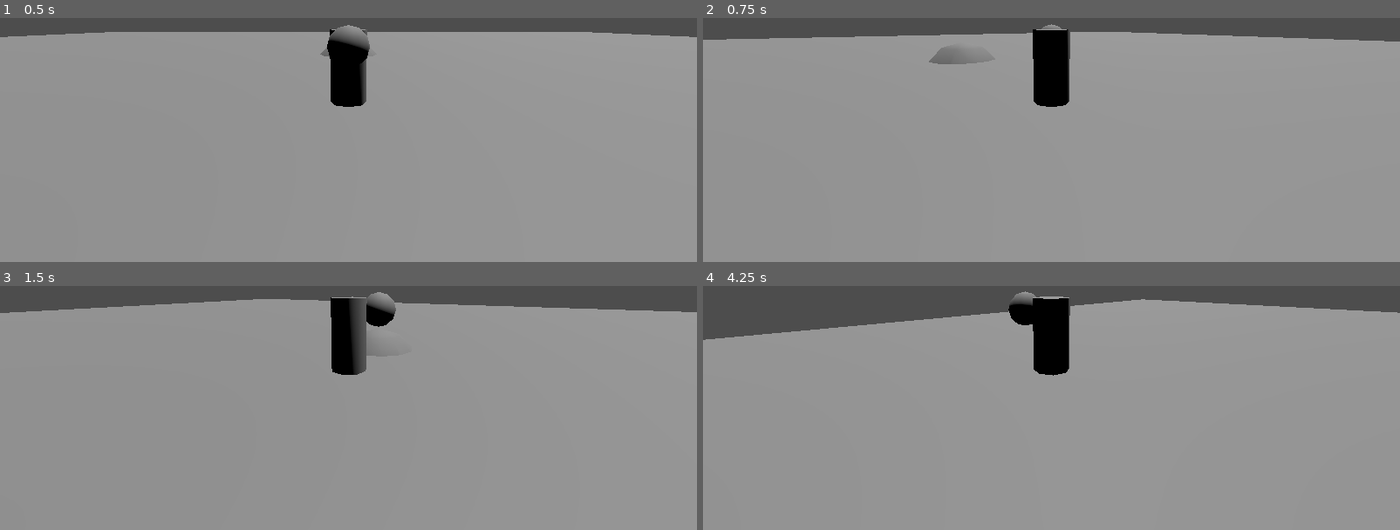
Above: before the commit, frames 1-4 (two rows, left to right).
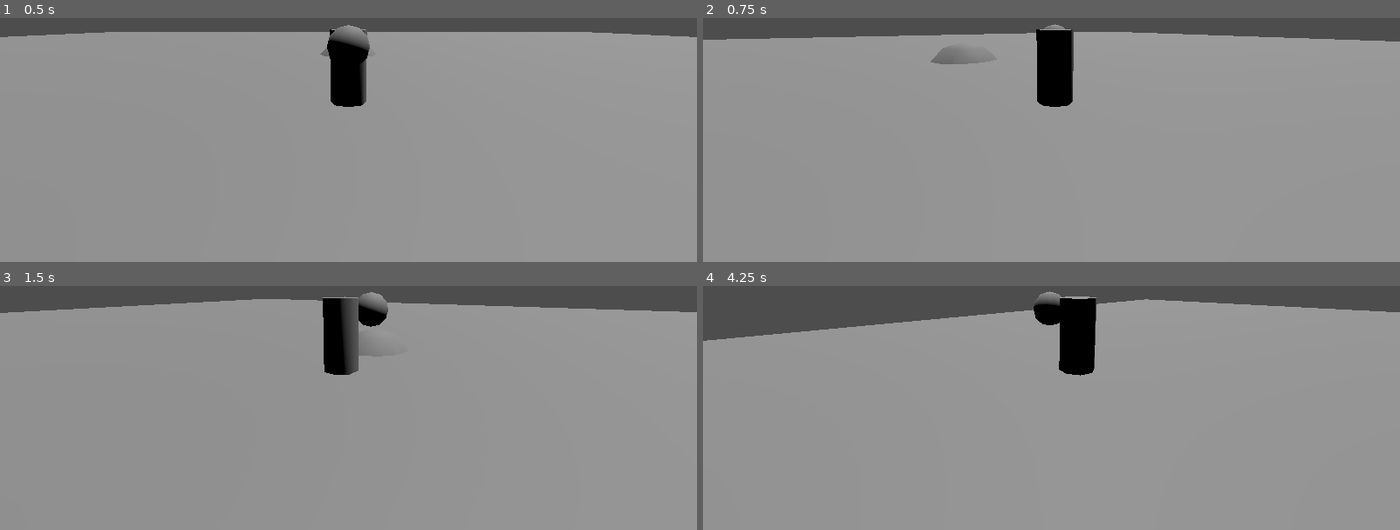
Above: after the commit, the same moments.

Repository: stron1le/MVM28
Game: Godot game, scene res://test_room.tscn
Same seed, same stepped clock (60 frames per second), same inputs: the game is played once before the commit and once after it.
Inputs (mouse positions are in pixels of both pictures, inside the frame that each line leads up to):
- Up to frame 1 (0.5 s): no input
- Up to frame 2 (0.75 s): tap Enter at 0.5 s; move the mouse to (1086, 64) at 0.52 s; hold W (ForwardAxisNegative) from 0.53 s (still down); tap Left (HorizontalAxisNegative) at 0.6 s
- Up to frame 3 (1.5 s): keep holding W (ForwardAxisNegative); tap Space (Jump) at 0.77 s; tap Right (HorizontalAxisPositive) at 0.8, 1.35 s; move the mouse to (313, 334) at 1.27 s
- Up to frame 4 (4.25 s): keep holding W (ForwardAxisNegative); tap Space (Jump) at 1.52, 3.02, 3.77 s; tap Left (HorizontalAxisNegative) at 1.55, 2.1, 3.05, 3.6 s; move the mouse to (1065, 327) at 2.02 s; tap Right (HorizontalAxisPositive) at 2.3, 2.85, 3.8 s; move the mouse to (1044, 339) at 2.77 s; move the mouse to (1100, 339) at 3.52 s

Frame 1 is identical in both runs. In frame 2, 0.5% of the frame differs, in the area x 9-98%, y 2-37%; in frame 3, 1.6%; in frame 4, 2.7%, in the area x 0-100%, y 2-37%.

Commit message:
Added Horizontal Camera 'Prediction'
Added ability for camera to move horizontally, based on the relative horizontal movement of the players. Looking into Pseudoregalia's gameplay some more, it appears that sometimes this functionality turns off. It may be due to the effect only activating in trigger areas, or the effect being toggled based on properties of the surface last stepped on. Either way, I may need to make adjustments to my design to enable changing the active camera, so maybe I can also change the state of the camera follow functionality.

Diff:
--- a/mvm28/PlayerCamera.tscn
+++ b/mvm28/PlayerCamera.tscn
@@ -3,11 +3,15 @@
 [ext_resource type="Script" uid="uid://mc10bkyv5db2" path="res://TwistPivot.gd" id="1_88orb"]
 [ext_resource type="Script" uid="uid://dldmvwv2g5uhd" path="res://TestCamera.gd" id="1_ckl5i"]
 
-[node name="TwistPivot" type="Node3D"]
+[node name="TwistPivot" type="Node3D" node_paths=PackedStringArray("displacer")]
 script = ExtResource("1_88orb")
+displacer = NodePath("PitchPivot/Displacer")
 
 [node name="PitchPivot" type="Node3D" parent="."]
 transform = Transform3D(1, 0, 0, 0, 0.984808, 0.173648, 0, -0.173648, 0.984808, 0, 0, 0)
+
+[node name="Displacer" type="Node3D" parent="PitchPivot"]
+transform = Transform3D(1, 0, 0, 0, 0.984808, -0.173648, 0, 0.173648, 0.984808, 0, 0, 0)
 
 [node name="SpringArm3D" type="SpringArm3D" parent="PitchPivot"]
 collision_mask = 258
--- a/mvm28/TwistPivot.gd
+++ b/mvm28/TwistPivot.gd
@@ -1,5 +1,7 @@
 extends Node3D
-@export var target:Node;
+@export var target:Node3D;
+@export var displacer:Node3D;
+@export var maxDisplacement=2;
 const CAMERA_TURN_SPEED=deg_to_rad(180);
 var mouseHidden:bool=true;
 func _ready():
@@ -14,6 +16,7 @@
 		cam_target_angle=CAMERA_TURN_SPEED*cam_input.y*delta;
 		$PitchPivot.transform.basis=$PitchPivot.transform.basis.rotated($PitchPivot.transform.basis.x,cam_target_angle)
 		$PitchPivot.rotation_degrees.x=clamp($PitchPivot.rotation_degrees.x,-60,60);
+	moveCameraRelative(delta);
 func _unhandled_input(event):
 	if ((event is InputEventMouseMotion) and mouseHidden):
 		rotation_degrees.y-=event.relative.x*0.5;
@@ -22,3 +25,13 @@
 	elif (Input.is_action_just_pressed("ui_cancel")):
 		Input.set_mouse_mode(Input.MOUSE_MODE_VISIBLE if mouseHidden else Input.MOUSE_MODE_CAPTURED);
 		mouseHidden=!mouseHidden;
+func moveCameraRelative(delta):
+	if ("velocity" in target):
+		displacer.global_position=$PitchPivot.global_position+target.velocity.normalized()*maxDisplacement;
+		var movementVector = Input.get_vector("HorizontalAxisNegative","HorizontalAxisPositive","ForwardAxisNegative","ForwardAxisPositive");
+		if (movementVector==Vector2.ZERO):
+			displacer.global_position=$PitchPivot.global_position;
+		displacer.position.y=0;
+		displacer.position.z=0;
+		$PitchPivot/SpringArm3D.position.x=move_toward($PitchPivot/SpringArm3D.position.x,displacer.position.x,delta);
+		print($PitchPivot/SpringArm3D.position)
Not shown, changed: .gitignore
